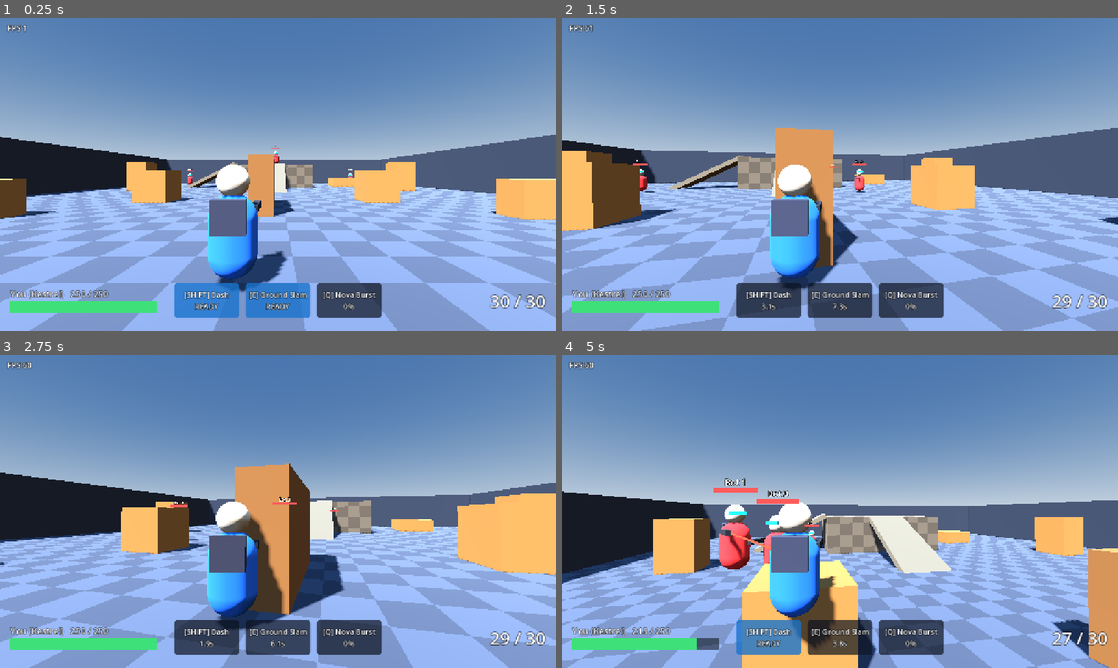
Above: before the commit, frames 1-4 (two rows, left to right).
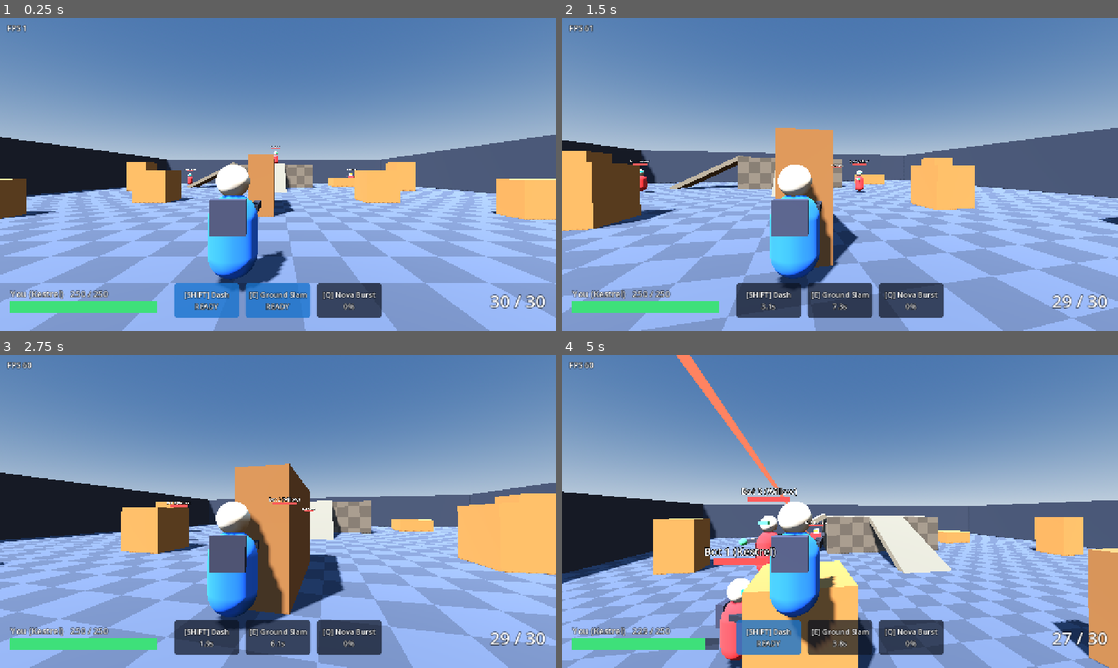
Above: after the commit, the same moments.

Repository: AvocadoFlour/arena
Game: Godot game, scene res://src/main.tscn
Same seed, same stepped clock (60 frames per second), same inputs: the game is played once before the commit and once after it.
Inputs (mouse positions are in pixels of both pictures, inside the frame that each line leads up to):
- Up to frame 1 (0.25 s): no input
- Up to frame 2 (1.5 s): move the mouse to (834, 180) at 0.52 s; hold W (move_forward) from 0.53 s (still down); tap Shift (ability1) at 0.6 s; click (834, 180) at 0.67 s; tap Space (jump) at 0.77 s; tap E (ability2) at 0.8, 1.35 s; move the mouse to (878, 177) at 1.27 s
- Up to frame 3 (2.75 s): keep holding W (move_forward); tap Space (jump) at 1.52 s; tap Q (ultimate) at 1.55, 2.1 s; move the mouse to (233, 508) at 2.02 s; tap Shift (ability1) at 2.3 s
- Up to frame 4 (5 s): move the mouse to (845, 511) at 2.77 s; release W (move_forward) at 2.78 s; hold A (move_left) 2.78-3.53 s; tap Shift (ability1) at 2.85, 4.55 s; click (845, 511) at 2.92 s; tap Space (jump) at 3.02, 3.77, 4.52 s; tap E (ability2) at 3.05, 3.6 s; move the mouse to (817, 505) at 3.52 s; hold W (move_forward) from 3.53 s (still down); tap Q (ultimate) at 3.8 s; move the mouse to (867, 511) at 4.27 s; click (867, 511) at 4.35 s

The runs differ from the first frame. In frame 1, less than 0.1% of the frame differs, in the area x 33-65%, y 40-52%; in frame 2, less than 0.1%; in frame 3, 0.1%; in frame 4, 3.9%, in the area x 13-48%, y 0-100%.

Commit message:
core: test auto-discovery, GameConfig (hero/map/bot difficulty), mixed bot roster, per-hero smoke; docs: hero API + damage kinds, projectile primary deferred to v0.2

Diff:
--- a/project.godot
+++ b/project.godot
@@ -9,6 +9,7 @@
 [autoload]
 Events="*res://src/core/events.gd"
 Actions="*res://src/core/actions.gd"
+GameConfig="*res://src/core/game_config.gd"
 Settings="*res://src/ui/settings.gd"
 
 [display]
--- /dev/null
+++ b/src/core/game_config.gd
@@ -0,0 +1,54 @@
+extends Node
+## Match configuration (autoload "GameConfig"). Contract: INTERFACES.md section 8.
+## Set by command line now (-- --hero=ID --map=ID --bots=easy|normal|hard), by a hero-select UI later.
+
+const HERO_DIR := "res://src/heroes"
+const MAP_DIR := "res://src/maps"
+const DIFFICULTY := {
+    "easy":   {"spread_deg": 9.0, "turn_rate": 3.0, "damage_scale": 0.2},
+    "normal": {"spread_deg": 6.0, "turn_rate": 4.0, "damage_scale": 0.3},
+    "hard":   {"spread_deg": 3.5, "turn_rate": 6.0, "damage_scale": 0.45},
+}
+signal changed
+
+var hero_id := "kestrel"
+var map_id := "arena01"
+var bot_difficulty := "normal"
+var bot_count := 3
+
+func _ready() -> void:
+    for a in OS.get_cmdline_user_args():
+        var kv := a.trim_prefix("--").split("=", true, 1)
+        if kv.size() < 2:
+            continue
+        match kv[0]:
+            "hero": set_hero(kv[1])
+            "map": map_id = kv[1]
+            "bots": bot_difficulty = kv[1] if DIFFICULTY.has(kv[1]) else "normal"
+
+## Sorted ids of every hero definition (src/heroes/*.json).
+func hero_ids() -> Array:
+    var out: Array = []
+    for f in DirAccess.get_files_at(HERO_DIR):
+        if f.ends_with(".json"):
+            out.append(f.get_basename())
+    out.sort()
+    return out
+
+func hero_path(id: String) -> String:
+    return "%s/%s.json" % [HERO_DIR, id]
+
+func map_path() -> String:
+    return "%s/%s.json" % [MAP_DIR, map_id]
+
+## Returns false (and keeps the old value) for unknown ids.
+func set_hero(id: String) -> bool:
+    if not hero_ids().has(id):
+        push_warning("unknown hero id " + id)
+        return false
+    hero_id = id
+    changed.emit()
+    return true
+
+func difficulty() -> Dictionary:
+    return DIFFICULTY.get(bot_difficulty, DIFFICULTY.normal)
--- a/src/main.gd
+++ b/src/main.gd
@@ -2,18 +2,18 @@
 ## Composition root: builds map, heroes, HUD and menu. Handles command-line modes:
 ##   -- --demo            scripted autopilot (moves, looks, fires, dashes, slams, ults)
 ##   -- --smoke=SECONDS   run demo, print stats, exit 0 (pass) or 1 (fail)
-##   -- --screenshot=PATH --delay=S [--menu]   save a PNG after S seconds and quit
+##   -- --screenshot=PATH --delay=S [--menu] [--use=SLOT --use_lead=S]   save a PNG after S seconds and quit
+##   -- --hero=ID --map=ID --bots=easy|normal|hard   (GameConfig)
 
-const HERO := "res://src/heroes/kestrel.json"
-const MAP := "res://src/maps/arena01.json"
 var player: Hero
 var hud: Hud
 var menu: PauseMenu
 var args := {}
-var stats := {"player_dmg": 0.0, "bot_dmg": 0.0, "kills": 0, "deaths": 0, "dash": 0, "slam": 0, "nova": 0, "slam_hits": 0, "ult_hits": 0}
+var stats := {"player_dmg": 0.0, "bot_dmg": 0.0, "kills": 0, "deaths": 0, "ability1": 0, "ability2": 0, "ultimate": 0}
 var _t0 := 0
 var _game_t := 0.0   ## game time (fixed-step in movie mode)
 var _shot_done := false
+var _used := false
 
 func _ready() -> void:
     process_mode = Node.PROCESS_MODE_ALWAYS   # screenshot/smoke timers keep running while paused
@@ -22,11 +22,12 @@
             var kv := a.substr(2).split("=", true, 1)
             args[kv[0]] = kv[1] if kv.size() > 1 else "1"
     var demo := args.has("demo") or args.has("smoke") or args.has("screenshot")
-    var map := MapLoader.build(MAP)
+    var map := MapLoader.build(GameConfig.map_path())
     add_child(map)
     var spawns: Dictionary = map.get_meta("spawns")
-    player = Hero.from_def(HERO)
-    player.display_name = "You (Kestrel)"
+    player = Hero.from_def(GameConfig.hero_path(GameConfig.hero_id))
+    player.display_name = "You (%s)" % player.def.get("name", GameConfig.hero_id)
+    stats["hero"] = GameConfig.hero_id
     player.set_team(0)
     player.spawn_point = spawns[0][0]
     add_child(player)
@@ -39,12 +40,17 @@
     else:
         player.input_source = Actions
         player.aim_camera = rig.cam
-    for i in 3:
-        var b := Hero.from_def(HERO)
-        b.display_name = "Bot %d" % (i + 1)
+    var roster: Array = GameConfig.hero_ids()   # mixed bot roster: cycle through all heroes
+    var diff: Dictionary = GameConfig.difficulty()
+    stats["bots"] = []
+    for i in GameConfig.bot_count:
+        var bid: String = roster[i % roster.size()]
+        var b := Hero.from_def(GameConfig.hero_path(bid))
+        b.display_name = "Bot %d (%s)" % [i + 1, b.def.get("name", bid)]
+        stats.bots.append(bid)
         b.set_team(1)
-        b.damage_scale = 0.3
-        var brain := BotBrain.new({"bounds": float(map.get_meta("bounds"))})
+        b.damage_scale = diff.damage_scale
+        var brain := BotBrain.new({"bounds": float(map.get_meta("bounds")), "spread_deg": diff.spread_deg, "turn_rate": diff.turn_rate})
         b.input_source = brain
         b.extra_spread_deg = brain.spread_deg
         b.spawn_point = spawns[1][i % spawns[1].size()]
@@ -58,7 +64,7 @@
     add_child(menu)
     Events.damage_dealt.connect(_on_dmg)
     Events.killed.connect(_on_kill)
-    Events.ability_used.connect(func(h, _s, id): if h == player: stats[id] = stats.get(id, 0) + 1)
+    Events.ability_used.connect(func(h, slot, _id): if h == player: stats[slot] = stats.get(slot, 0) + 1)
     for c in get_children():
         if c != menu:
             c.process_mode = Node.PROCESS_MODE_PAUSABLE
@@ -71,10 +77,7 @@
 func _on_dmg(ev: Dictionary) -> void:
     if ev.source == player:
         stats.player_dmg += ev.amount
-        if ev.kind == "slam":
-            stats.slam_hits += 1
-        if ev.kind == "ultimate":
-            stats.ult_hits += 1
+        stats["hits_" + ev.kind] = stats.get("hits_" + ev.kind, 0) + 1
     elif ev.target == player:
         stats.bot_dmg += ev.amount
 
@@ -98,6 +101,9 @@
 func _process(dt: float) -> void:
     _game_t += dt
     var el := _game_t
+    if args.has("use") and not _used and el >= float(args.get("delay", "6")) - float(args.get("use_lead", "0.3")):
+        _used = true   # test hook: force an ability right before the screenshot
+        player._use(args.use)
     if args.has("screenshot") and not _shot_done and el >= float(args.get("delay", "6")):
         _shot_done = true
         get_viewport().get_texture().get_image().save_png(args.screenshot)
@@ -117,7 +123,7 @@
     stats["fps_avg"] = snappedf(avg, 0.1)
     stats["fps_min"] = s.min() if s.size() > 0 else 0
     print("STATS ", JSON.stringify(stats))
-    var ok: bool = stats.player_dmg > 0 and stats.bot_dmg > 0 and stats.kills > 0 and stats.dash > 0 and stats.slam > 0 and stats.nova > 0
+    var ok: bool = stats.player_dmg > 0 and stats.bot_dmg > 0 and stats.kills > 0 and stats.ability1 > 0 and stats.ability2 > 0 and stats.ultimate > 0
     if args.has("smoke"):
         print("SMOKE ", "PASS" if ok else "FAIL")
     get_tree().quit(0 if ok or not args.has("smoke") else 1)
--- a/tests/run_tests.gd
+++ b/tests/run_tests.gd
@@ -1,13 +1,32 @@
 extends SceneTree
 ## Headless test runner: godot --headless --path . -s tests/run_tests.gd
-const SUITES := ["res://tests/test_combat.gd", "res://tests/test_hitmath.gd", "res://tests/test_motion.gd"]
+## Auto-discovers (see tests/README.md):
+##   unit suites:  tests/test_*.gd (core) and tests/<owner>_test_*.gd  -> methods test_*
+##   integration:  tests/physics_driver.gd and tests/<owner>_sim.gd   -> Node with `done`, `results`
+## Integration scenes run one at a time, each in its own SubViewport world.
 var passed := 0
 var failed := 0
-var driver
+var sims: Array = []
+var current = null
+var holder: SubViewport
+
+func _discover() -> Dictionary:
+    var units: Array = []
+    var integ: Array = ["res://tests/physics_driver.gd"]
+    for f in DirAccess.get_files_at("res://tests"):
+        if not f.ends_with(".gd") or f == "test_base.gd":
+            continue
+        if f.begins_with("test_") or f.contains("_test_") or f.ends_with("_test.gd"):
+            units.append("res://tests/" + f)
+        elif f.ends_with("_sim.gd"):
+            integ.append("res://tests/" + f)
+    units.sort()
+    return {"units": units, "integ": integ}
 
 func _initialize() -> void:
-    print("== unit tests ==")
-    for path in SUITES:
+    var d := _discover()
+    print("== unit tests (%d suites) ==" % d.units.size())
+    for path in d.units:
         var s = load(path).new()
         for m in s.get_method_list():
             var n: String = m.name
@@ -21,20 +40,36 @@
             else:
                 failed += 1
                 print("  FAIL  %s::%s  %s" % [path.get_file(), n, s.errors])
-    print("== physics integration (Jolt, 60 Hz) ==")
-    driver = load("res://tests/physics_driver.gd").new()
-    root.add_child(driver)
+    sims = d.integ
+    _next()
+
+func _next() -> void:
+    if holder:
+        holder.queue_free()
+        holder = null
+    current = null
+    if sims.is_empty():
+        return
+    var path: String = sims.pop_front()
+    print("== integration: %s (Jolt, 60 Hz) ==" % path.get_file())
+    holder = SubViewport.new()
+    holder.own_world_3d = true
+    holder.size = Vector2i(2, 2)
+    root.add_child(holder)
+    current = load(path).new()
+    current.set_meta("label", path.get_file().get_basename())
+    holder.add_child(current)
 
 func _process(_dt: float) -> bool:
-    if driver == null or not driver.done:
-        return false
-    for r in driver.results:
-        if r[1]:
-            passed += 1
-        else:
-            failed += 1
-        print("  %s  physics::%s  %s" % ["ok  " if r[1] else "FAIL", r[0], r[2]])
-    print("RESULT: %d passed, %d failed" % [passed, failed])
-    quit(0 if failed == 0 else 1)
-    driver = null
+    if current != null and current.done:
+        for r in current.results:
+            if r[1]:
+                passed += 1
+            else:
+                failed += 1
+            print("  %s  %s::%s  %s" % ["ok  " if r[1] else "FAIL", current.get_meta("label"), r[0], r[2]])
+        _next()
+        if current == null:
+            print("RESULT: %d passed, %d failed" % [passed, failed])
+            quit(0 if failed == 0 else 1)
     return false
Not shown, added: src/core/game_config.gd.uid
Not shown, changed: build.sh
Not shown, changed: docs/DESIGN.md
Not shown, changed: docs/INTERFACES.md
Not shown, changed: tests/README.md
